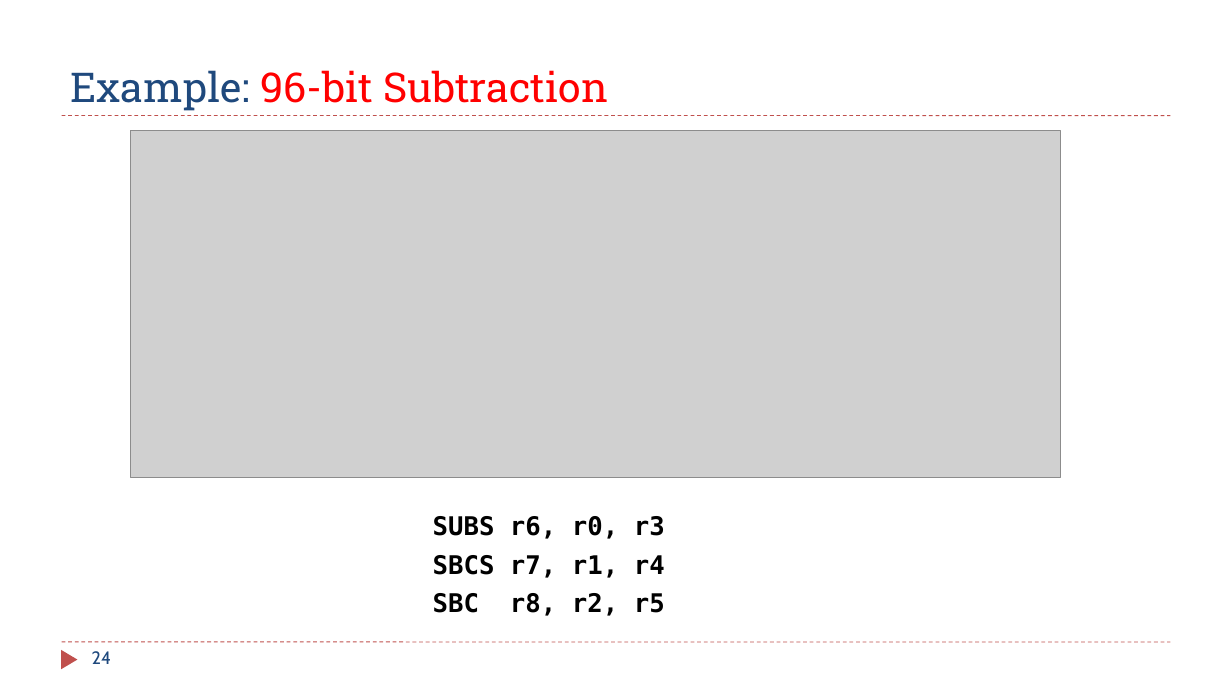
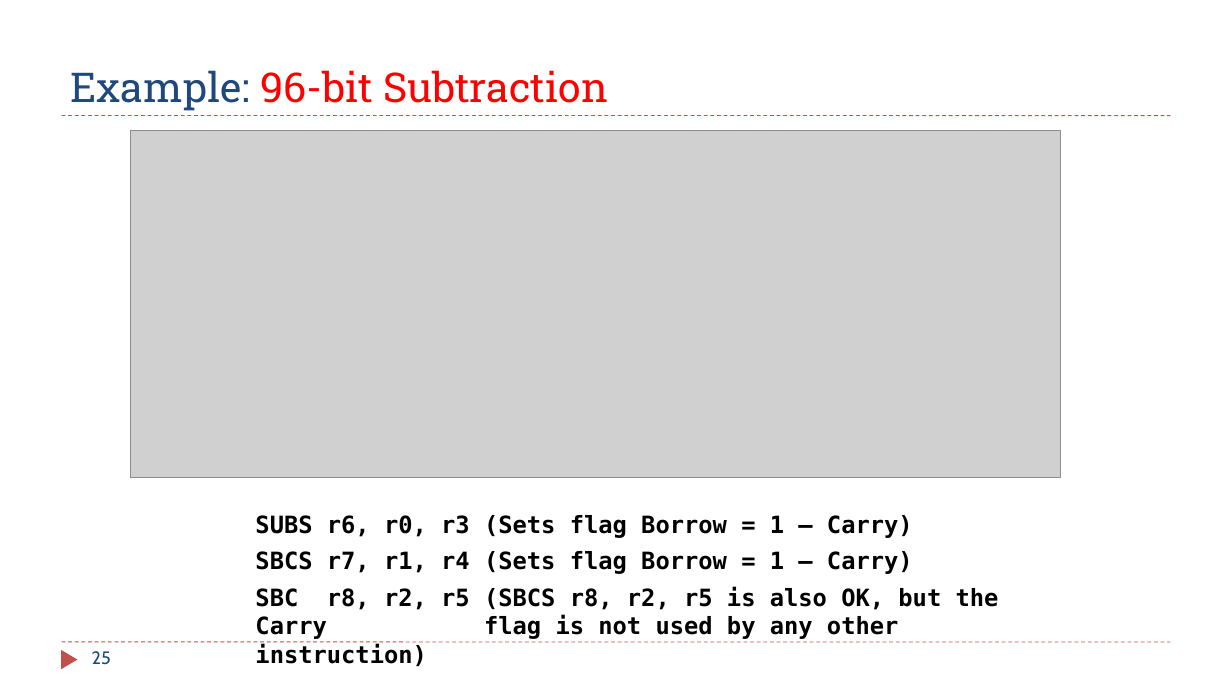
Before and after one commit to guhofstra/CSC111Sp26, a slide deck: slide 25 of PPTs/Ch4_ARM_Arithmetic_Logic.pptx (slide 24 before the commit). Drawn at 1232x693 pixels with LibreOffice and Linux fonts; fonts in the diff are those of the drawing; grey boxes stand for pictures. Boxes give left, top, right and bottom in pixels: in the first picture for what was removed or moved away, otherwise in the second. Text is boxed around its words. In the diff, an @@ line names an element or a change of style, - is before the commit and + after.

```diff
--- a/PPTs/Ch4_ARM_Arithmetic_Logic.pptx
+++ b/PPTs/Ch4_ARM_Arithmetic_Logic.pptx
@@ text at box(255, 515, 999, 639): text changed; size 20 to 18.5 pt @@
-SUBS r6, r0, r3
-SBCS r7, r1, r4
-SBC r8, r2, r5
+SUBS r6, r0, r3 (Sets flag Borrow = 1 – Carry)
+SBCS r7, r1, r4 (Sets flag Borrow = 1 – Carry)
+SBC r8, r2, r5 (SBCS r8, r2, r5 is also OK, but the Carry flag is not used by any other instruction)
@@ page number at box(92, 651, 111, 665): text changed @@
-24
+25
```
Also in this commit, not shown: 15 other slides changed, 2 slides added, 5 other files.
